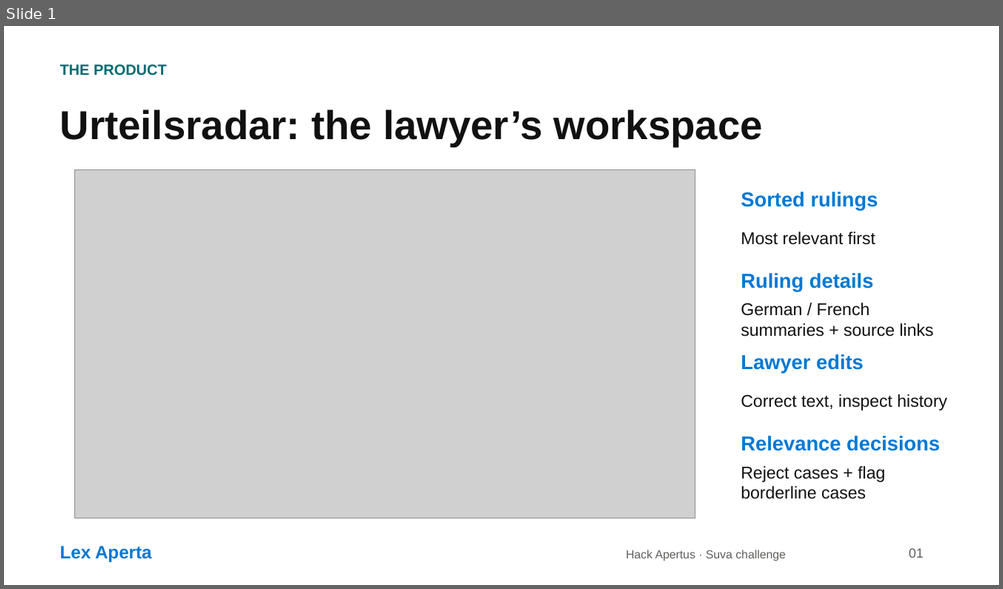
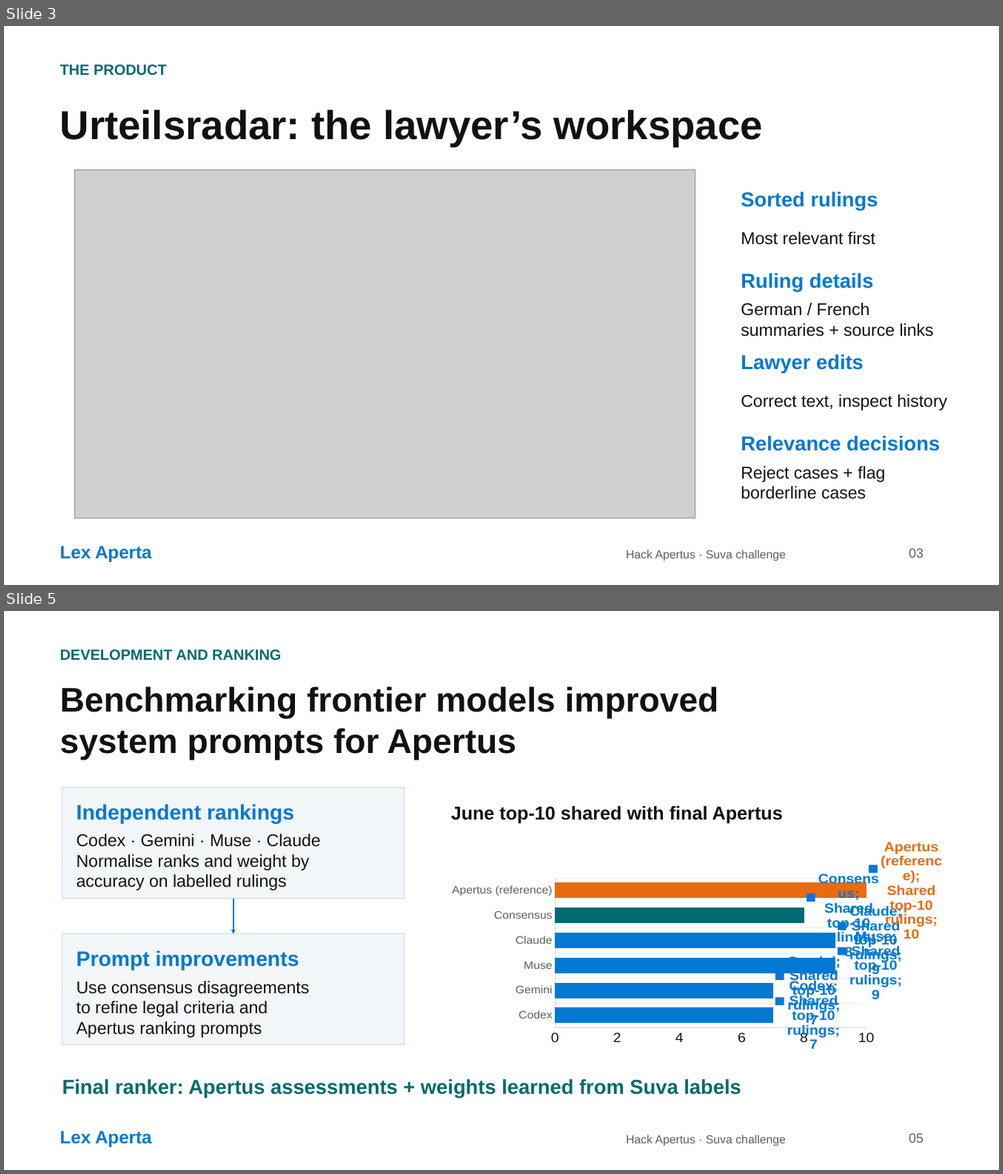
Before and after one commit to PaulPerpetual/ApertusHackathon, a slide deck: presentation/Lex_Aperta_Pitch.pptx. Shown one above the other, each under a label of ours: slide 1 before the commit, slides 3 and 5 after it; the slides between them are not shown. The pictures are 1003x589 and 1003x1174 pixels, drawn with LibreOffice and Linux fonts; fonts in the diff are those of the drawing; grey boxes stand for pictures. Boxes give left, top, right and bottom in pixels: in the first picture for what was removed or moved away, otherwise in the second. Text is boxed around its words. In the diff, an @@ line names an element or a change of style, - is before the commit and + after.

Commit message:
Restructure pitch with title, overview, benchmark and demo QR codes

```diff
--- a/presentation/Lex_Aperta_Pitch.pptx
+++ b/presentation/Lex_Aperta_Pitch.pptx
@@ slide 5 added at [4,611,999,1170], background #FFFFFF @@
@@ text added at [60,649,281,661], 14.2 pt, text #006B70, bold @@
+DEVELOPMENT AND RANKING
@@ text added at [60,686,719,760], 33 pt, text #111111, bold @@
+Benchmarking frontier models improved
+system prompts for Apertus
@@ rectangle added at [62,787,404,898], fill #F3F7FA, outline #C7D8E5 0.75 pt @@
@@ text added at [77,804,294,824], 20.2 pt, text #0078D4, bold @@
+Independent rankings
@@ text added at [451,806,782,824], 18 pt, text #111111, bold @@
+June top-10 shared with final Apertus
@@ text added at [77,834,321,891], 16.5 pt, text #111111 @@
+Codex · Gemini · Muse · Claude
+Normalise ranks and weight by
+accuracy on labelled rulings
@@ bar chart added at [444,840,942,1052] @@
+categories: Codex, Gemini, Muse, Claude, Consensus, Apertus (reference)
+Shared top-10 rulings: 7, 7, 9, 9, 8, 10
@@ arrow added from (233, 898) to (233, 934), #0078D4 1.5 pt @@
@@ rectangle added at [62,934,404,1045], fill #F3F7FA, outline #C7D8E5 0.75 pt @@
@@ text added at [77,951,299,971], 20.2 pt, text #0078D4, bold @@
+Prompt improvements
@@ text added at [77,981,309,1038], 16.5 pt, text #111111 @@
+Use consensus disagreements
+to refine legal criteria and
+Apertus ranking prompts
@@ text added at [62,1079,740,1098], 19.5 pt, text #006B70, bold @@
+Final ranker: Apertus assessments + weights learned from Suva labels
@@ text added at [60,1131,152,1147], 17.2 pt, text #0078D4, bold @@
+Lex Aperta
@@ text added at [626,1135,785,1147], 11.2 pt, text #605E5C @@
+Hack Apertus · Suva challenge
@@ text added at [908,1133,923,1143], 12.8 pt, text #605E5C @@
+05
@@ what was slide 1 is now slide 3 @@
@@ slide 3 changed as well @@
@@ text at [908,548,923,558]: text changed @@
-01
+03
```
Also in this commit, not shown: 4 other slides changed, 1 other slide added, 2 slides removed, 9 other files.
